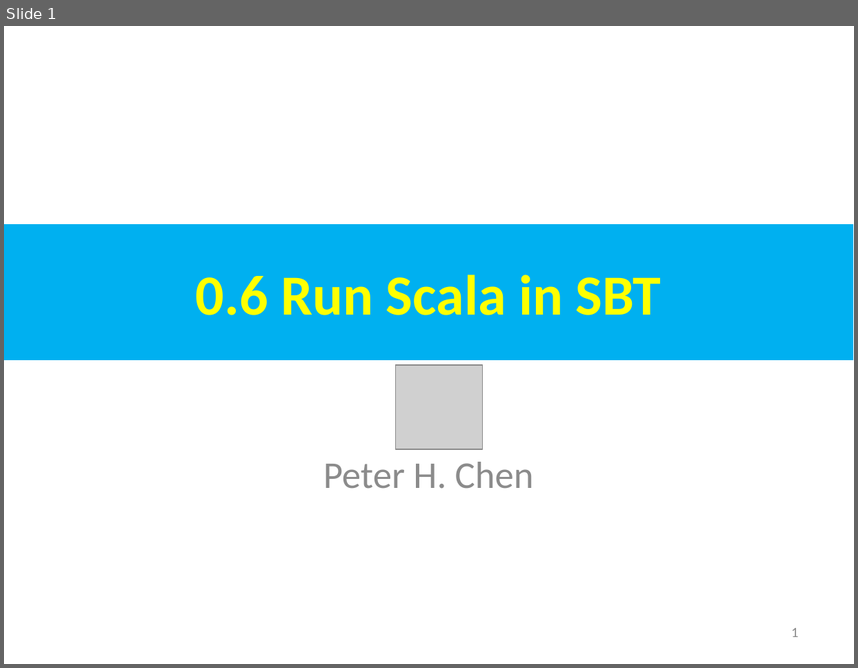
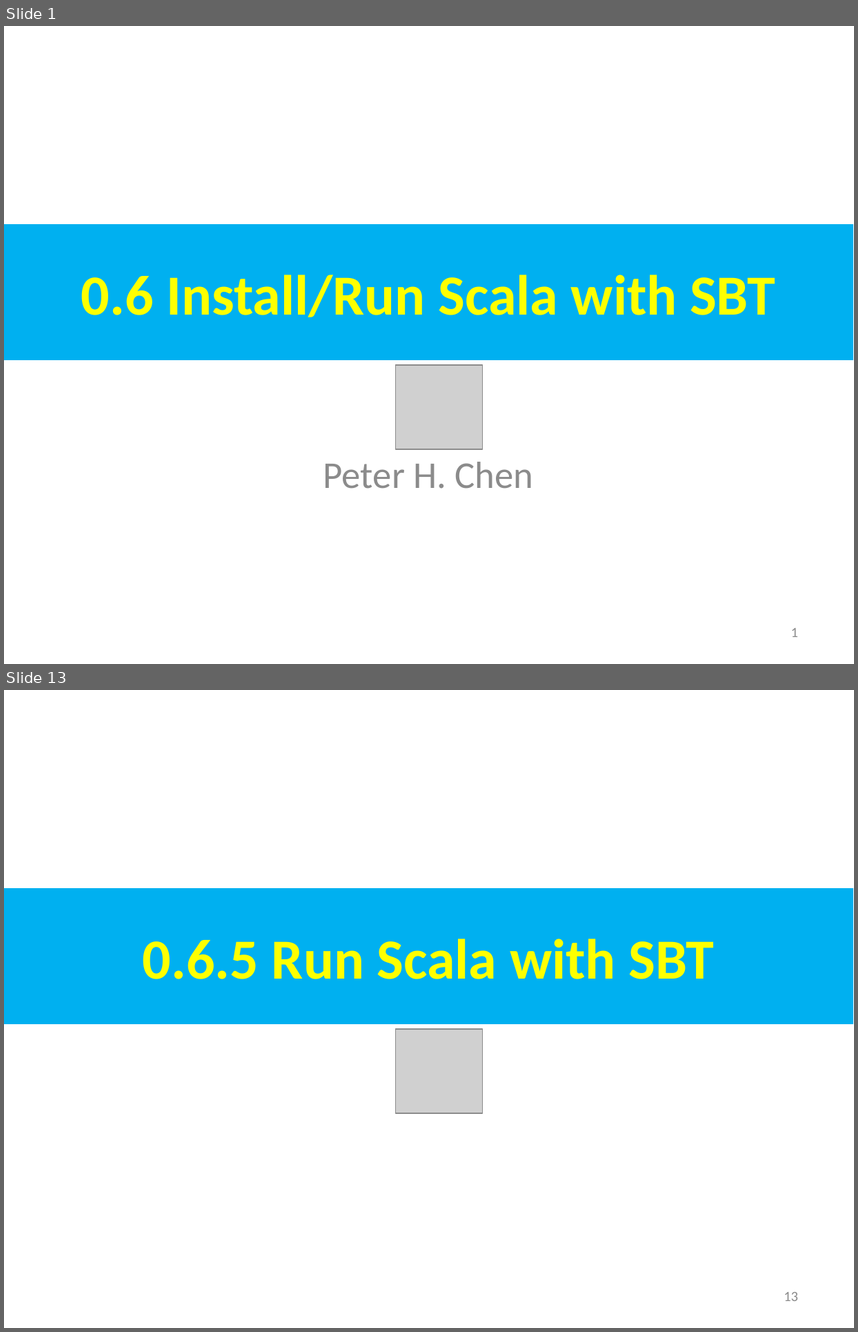
Before and after one commit to peterhchen/AIU_CS800_Chisel, a slide deck: 002_Tool/000_Video/000.06_Run_Scala_SBT.ppt. Shown one above the other, each under a label of ours: slide 1 before the commit, slides 1 and 13 after it; the slides between them are not shown. The pictures are 858x668 and 858x1332 pixels, drawn with LibreOffice and Linux fonts; fonts in the diff are those of the drawing; grey boxes stand for pictures. Boxes give left, top, right and bottom in pixels: in the first picture for what was removed or moved away, otherwise in the second. Text is boxed around its words. In the diff, an @@ line names an element or a change of style, - is before the commit and + after.

```diff
--- a/002_Tool/000_Video/000.06_Run_Scala_SBT.ppt
+++ b/002_Tool/000_Video/000.06_Run_Scala_SBT.ppt
@@ slide 13 added at (4, 690, 854, 1328), background #FFFFFF @@
@@ rectangle added at (4, 888, 853, 1024), fill #00B0F0, 48 pt, text #FFFF00, bold @@
+0.6.5 Run Scala with SBT
@@ picture added at (396, 1029, 483, 1114) @@
@@ page number added at (784, 1292, 798, 1301), 12 pt, text #8B8B8B @@
+13
@@ slide 1 changed as well @@
@@ text in rectangle at (81, 274, 775, 317): text changed @@
-0.6 Run Scala in SBT
+0.6 Install/Run Scala with SBT
```
Also in this commit, not shown: 1 other slide changed, 12 other slides added, 1 slide removed, 2 other files.
